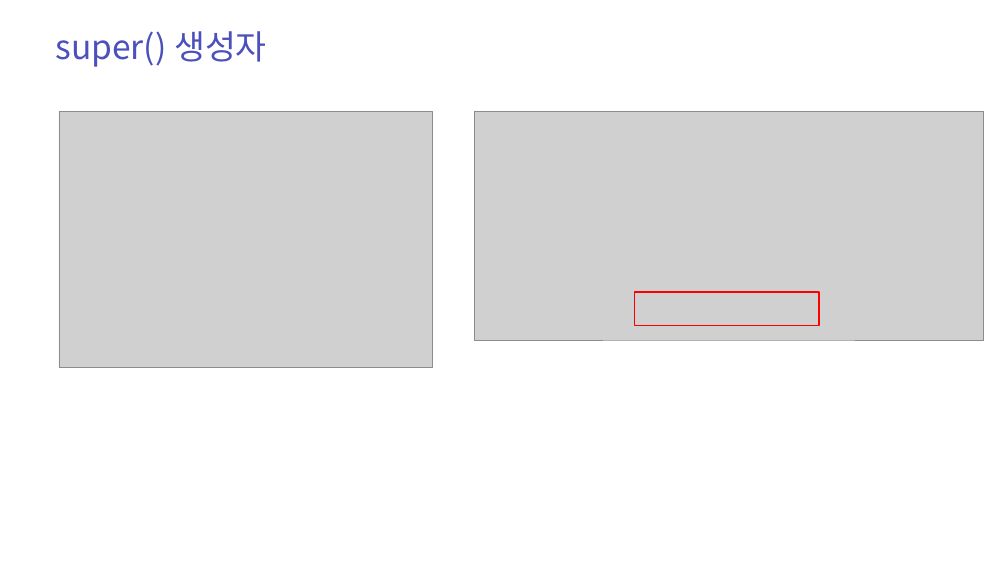
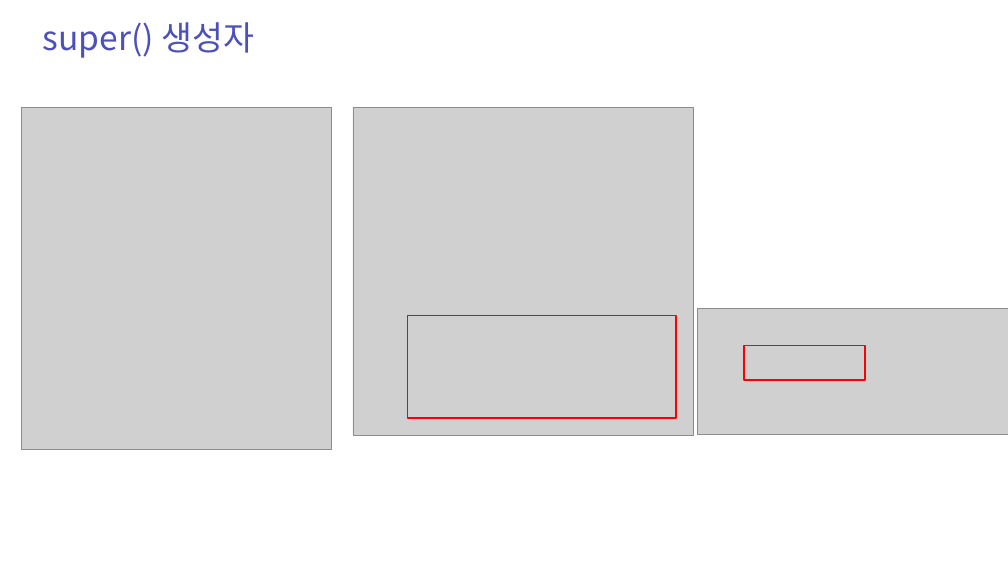
Before and after one commit to zest132/JavaLecture, a slide deck: slide 45 of JavaLecture/LectureFile/java 9강 상속과super.pptx (slide 44 before the commit). Drawn at 1008x567 pixels with LibreOffice and Linux fonts; fonts in the diff are those of the drawing; grey boxes stand for pictures. Boxes give left, top, right and bottom in pixels: in the first picture for what was removed or moved away, otherwise in the second. Text is boxed around its words. In the diff, an @@ line names an element or a change of style, - is before the commit and + after.

```diff
--- a/JavaLecture/LectureFile/java 9강 상속과super.pptx
+++ b/JavaLecture/LectureFile/java 9강 상속과super.pptx
@@ text "super() 생성자": place and size @@
-text "super() 생성자" at [55, 31, 267, 67]
+text "super() 생성자" at [43, 22, 255, 58]
@@ picture: place and size @@
-picture at [59, 111, 432, 367]
+picture at [21, 107, 332, 450]
@@ picture added at [353, 107, 694, 435] @@
@@ picture removed at [475, 111, 983, 340] @@
@@ rectangle added at [407, 316, 676, 418], outline #FF0000 2 pt @@
@@ picture added at [697, 308, 1008, 434] @@
@@ rectangle: place and size @@
-rectangle at [634, 292, 819, 326]
+rectangle at [744, 346, 865, 380]
```
Also in this commit, not shown: 1 other slide changed, 1 slide added, 1 slide removed, 26 other files.
